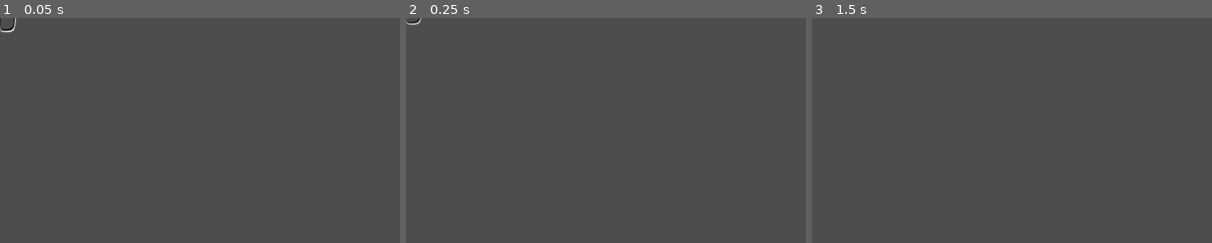
Above: before the commit, frames 1-3 (left to right).
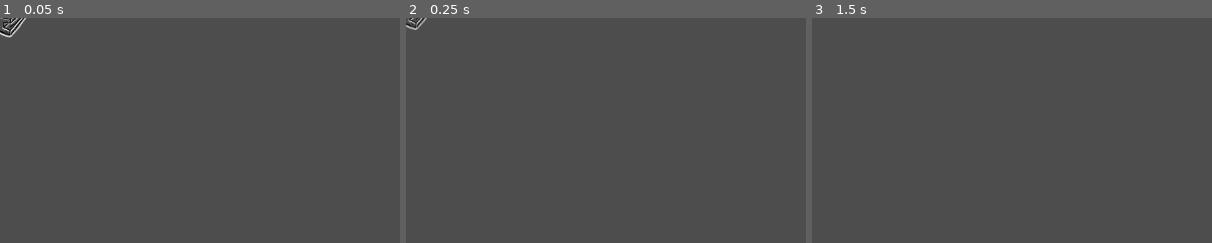
Above: after the commit, the same moments.

Repository: e-lain/MinesweeperDwarves
Game: Godot game, scene res://UI/collection_effect.tscn
Same seed, same stepped clock (60 frames per second), same inputs: the game is played once before the commit and once after it. This scene is started directly instead of the project's main scene.
Inputs (mouse positions are % of the whole screen's width and height, from its top left):
- Up to frame 1 (0.05 s): no input
- Up to frame 2 (0.25 s): no input
- Up to frame 3 (1.5 s): tap Enter at 0.5 s; move the mouse to (72, 45) at 0.52 s; press the mouse at (72, 45) at 0.53 s; tap Space at 1.25 s; move the mouse to (30, 55) at 1.27 s; release the mouse at (30, 55) at 1.28 s; right-click (30, 55) at 1.35 s; click (30, 55) at 1.42 s
The pictures show only the part of the screen within x 0-50%, y 0-50%; the shares and areas given below are measured in that part.

The runs differ from the first frame. In frame 1, 0.3% of the frame differs, in the area x 0-7%, y 0-9%; in frame 2, 0.2%; in frame 3, nothing differs.

Commit message:
Steel collection indicator

Diff:
--- a/Buildings/BaseBuilding.gd
+++ b/Buildings/BaseBuilding.gd
@@ -70,5 +70,14 @@
 func play_collection_animation(lifespan_seconds: float, icon_path: String):
 	var instance = collection_prefab.instantiate()
 	add_child(instance)
+	var amount = 0
+	var data = BuildingData.data[type]
+	if data["stone_cost"] < 0:
+		amount = "+" + str(-data["stone_cost"])
+	if data["steel_cost"] < 0:
+		amount = "+" + str(-data["steel_cost"])
+	if data["population_cost"] < 0:
+		amount = "+" + str(-data["population_cost"])
+
 	instance.init(type, lifespan_seconds, icon_path)
 	instance.global_position = global_position + (Vector2(TILE_SIZE, TILE_SIZE) * size / 2.0) + Vector2(0, -16)
--- a/Main.gd
+++ b/Main.gd
@@ -241,7 +241,7 @@
 
 func _on_end_level_btn_mouse_entered():
 	if enter_build_mode_button.disabled && !help_text_is_overriden:
-		# TODO add sfx feedback
+		SoundManager.play_negative()
 		help_text_is_overriden = true
 		help_text_bar.text = "Can't enter build mode until at least one tile is cleared!"
 
@@ -253,4 +253,5 @@
 	on_resource_collection_complete()
 
 func on_minesweeper_collection_complete():
-	on_resource_collection_complete()
+	pass
+#	on_resource_collection_complete()
--- a/UI/CollectionEffect.gd
+++ b/UI/CollectionEffect.gd
@@ -1,9 +1,9 @@
 extends Control
 
 
-@onready var image = $TextureRect
-@onready var outline = $TextureRect2
-@onready var label = $Label
+@onready var image = $HBoxContainer/TextureRect
+@onready var outline = $HBoxContainer/TextureRect/TextureRect2
+@onready var label =$HBoxContainer/Label
 
 var lifespan_seconds:= 1.0
 @export var speed = 5.0
@@ -13,18 +13,12 @@
 func _ready():
 	start_time = Time.get_ticks_msec()
 
-func init(type: BuildingData.Type, lifespan: float, icon_path: String):
+func init(amount: int, lifespan: float, icon_path: String):
 	lifespan_seconds = lifespan
-	var data = BuildingData.data[type]
 	var img = load(icon_path)
 	image.texture = img
 	outline.texture = img
-	if data["stone_cost"] < 0:
-		label.text = "+" + str(-data["stone_cost"])
-	if data["steel_cost"] < 0:
-		label.text = "+" + str(-data["steel_cost"])
-	if data["population_cost"] < 0:
-		label.text = "+" + str(-data["population_cost"])
+	label.text = "+"+str(amount)
 
 func _process(delta):
 	var t = (Time.get_ticks_msec() - start_time) / (lifespan_seconds * 1000.0)
--- a/UI/collection_effect.tscn
+++ b/UI/collection_effect.tscn
@@ -2,39 +2,41 @@
 
 [ext_resource type="Script" path="res://UI/CollectionEffect.gd" id="1_1s7na"]
 [ext_resource type="Theme" uid="uid://b6iv3a38m6uhb" path="res://UI.tres" id="2_0i7kr"]
-[ext_resource type="Texture2D" uid="uid://du5p0tvlhojks" path="res://Assets/UI/PopIcon.png" id="3_tbs5j"]
+[ext_resource type="Texture2D" uid="uid://byetswoeyw7gd" path="res://Assets/UI/steeldownscaledicon.png" id="3_67x23"]
 
 [node name="CollectionEffect" type="Control"]
 layout_mode = 3
 anchors_preset = 0
+offset_left = -8.0
+offset_right = -8.0
 script = ExtResource("1_1s7na")
 speed = 60.0
 
-[node name="Label" type="Label" parent="."]
+[node name="HBoxContainer" type="HBoxContainer" parent="."]
 layout_mode = 0
-offset_left = -31.0
-offset_top = -20.0
-offset_right = 9.0
-offset_bottom = 19.0
+offset_left = -34.0
+offset_top = -25.0
+offset_right = 50.0
+offset_bottom = 32.0
+
+[node name="Label" type="Label" parent="HBoxContainer"]
+layout_mode = 2
 theme = ExtResource("2_0i7kr")
 theme_override_colors/font_color = Color(0, 0, 0, 1)
 theme_override_colors/font_shadow_color = Color(1, 1, 1, 1)
 theme_override_font_sizes/font_size = 36
 text = "+5"
 
-[node name="TextureRect2" type="TextureRect" parent="."]
+[node name="TextureRect" type="TextureRect" parent="HBoxContainer"]
+self_modulate = Color(0, 0, 0, 1)
+layout_mode = 2
+texture = ExtResource("3_67x23")
+
+[node name="TextureRect2" type="TextureRect" parent="HBoxContainer/TextureRect"]
+show_behind_parent = true
 layout_mode = 0
-offset_left = -19.0
-offset_top = -35.0
-offset_right = 43.0
-offset_bottom = 27.0
-texture = ExtResource("3_tbs5j")
-
-[node name="TextureRect" type="TextureRect" parent="."]
-modulate = Color(0, 0, 0, 1)
-layout_mode = 0
-offset_left = -17.0
-offset_top = -33.0
-offset_right = 40.0
-offset_bottom = 24.0
-texture = ExtResource("3_tbs5j")
+offset_left = -2.0
+offset_top = -2.0
+offset_right = 60.0
+offset_bottom = 60.0
+texture = ExtResource("3_67x23")
--- a/board.gd
+++ b/board.gd
@@ -11,6 +11,8 @@
 
 @export var grid_line_prefab: PackedScene = preload("res://Prefabs/GridLine.tscn")
 @onready var tilemap: TileMap = $TileMap
+
+const collection_prefab = preload("res://UI/collection_effect.tscn")
 
 var total_building_count = 0
 
@@ -186,15 +188,25 @@
 
 func enter_build_mode():
 	get_parent().steel += bombs_found
-	build_mode = true
-	get_parent().build_mode = true
-	for row in tiles:
-		for tile in row:
-			if tile.label:
-				tile.label.queue_free()
-			if tile.is_bomb:
-				tile.destroy_bomb()
-				bomb_tiles.erase(tile)
+
+	var has_steel_to_collect = false
+	for x in columns:
+		for y in rows:
+			var tile = tiles[x][y]
+			if tile.is_bomb && tile.is_flagged:
+				var instance = collection_prefab.instantiate()
+				add_child(instance)
+				instance.position = Vector2(tile.get_position()) + (Vector2(TILE_SIZE, TILE_SIZE) / 2.0) + Vector2(-16, -16)
+				instance.init(1, collection_lifespan_seconds,  "res://Assets/UI/steeldownscaledicon.png")
+				has_steel_to_collect = true
+
+	if has_steel_to_collect:
+		var timer = get_tree().create_timer(collection_lifespan_seconds)
+		timer.timeout.connect(minesweeper_collection_complete)
+	else:
+		minesweeper_collection_complete()
+
+
 
 func on_building_placed(building_world_pos: Vector2, building: BaseBuilding):
 	get_parent().help_text_is_overriden = false
@@ -292,6 +304,16 @@
 	on_building_collection_complete.emit()
 
 func minesweeper_collection_complete():
+	build_mode = true
+	get_parent().build_mode = true
+	for row in tiles:
+		for tile in row:
+			if tile.label:
+				tile.label.queue_free()
+			if tile.is_bomb:
+				tile.destroy_bomb()
+				bomb_tiles.erase(tile)
+
 	on_minesweeper_collection_complete.emit()
 
 func clear_tile(tile: BoardTile):
--- a/board.tscn
+++ b/board.tscn
@@ -6,6 +6,7 @@
 
 [node name="board" type="Node2D"]
 script = ExtResource("1_ux0p3")
+collection_lifespan_seconds = 2.0
 
 [node name="TextureRect" type="TextureRect" parent="."]
 z_index = -1
Not shown: 1 places in Main.tscn that only renumber resources
Not shown: 1 places in Title.tscn that only renumber resources
